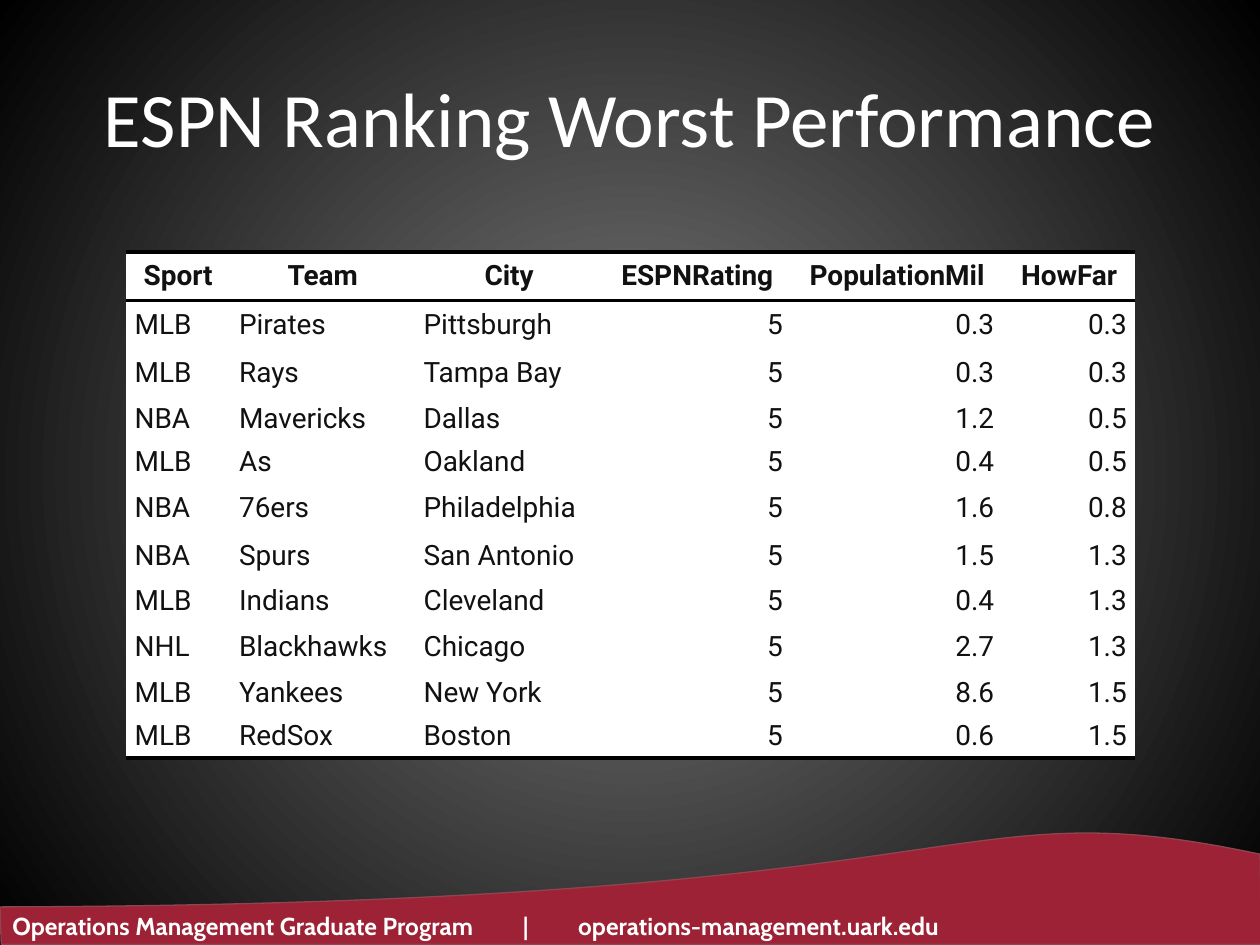
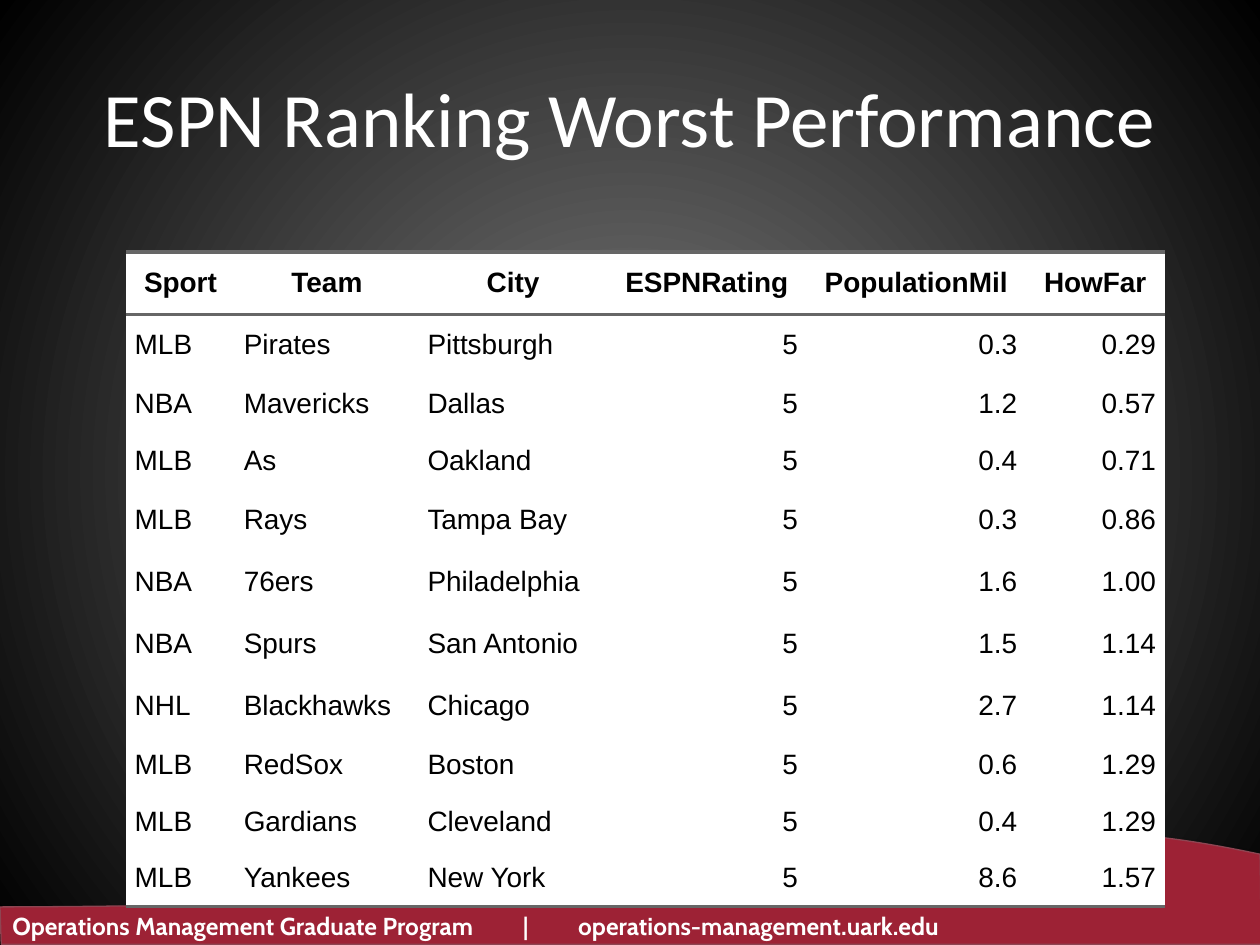
Before and after one commit to ltwalt/espnsports, a slide deck: slide 22 of Before Slide Moves - U of Ark.pptx (slide 29 before the commit). Drawn at 1260x945 pixels with LibreOffice and Linux fonts; fonts in the diff are those of the drawing; background and template pictures are left out. Boxes give left, top, right and bottom in pixels: in the first picture for what was removed or moved away, otherwise in the second. Text is boxed around its words. In the diff, an @@ line names an element or a change of style, - is before the commit and + after.

```diff
--- a/Before Slide Moves - U of Ark.pptx
+++ b/Before Slide Moves - U of Ark.pptx
@@ table at box(126, 252, 1166, 892) @@
-row 2, column 6: 0.3
+row 2, column 6: 0.29
-row 3: MLB | Rays | Tampa Bay | 5 | 0.3 | 0.3
+row 3: NBA | Mavericks | Dallas | 5 | 1.2 | 0.57
-row 4: NBA | Mavericks | Dallas | 5 | 1.2 | 0.5
+row 4: MLB | As | Oakland | 5 | 0.4 | 0.71
-row 5: MLB | As | Oakland | 5 | 0.4 | 0.5
+row 5: MLB | Rays | Tampa Bay | 5 | 0.3 | 0.86
-row 6, column 6: 0.8
+row 6, column 6: 1.00
-row 7, column 6: 1.3
+row 7, column 6: 1.14
-row 8: MLB | Indians | Cleveland | 5 | 0.4 | 1.3
+row 8: NHL | Blackhawks | Chicago | 5 | 2.7 | 1.14
-row 9: NHL | Blackhawks | Chicago | 5 | 2.7 | 1.3
+row 9: MLB | RedSox | Boston | 5 | 0.6 | 1.29
-row 10: MLB | Yankees | New York | 5 | 8.6 | 1.5
+row 10: MLB | Gardians | Cleveland | 5 | 0.4 | 1.29
-row 11: MLB | RedSox | Boston | 5 | 0.6 | 1.5
+row 11: MLB | Yankees | New York | 5 | 8.6 | 1.57
@@ font Roboto to Arial, text colour #111111 to #000000 in "Sport", "Team", "City", "ESPNRating" and 27 more places @@
@@ more space between paragraphs @@
@@ borders changed @@
@@ table: place and size @@
-table at box(126, 252, 1135, 750)
+table at box(126, 252, 1166, 892)
```
Also in this commit, not shown: 16 other slides changed, 2 slides added, 9 slides removed, 5 other files.
